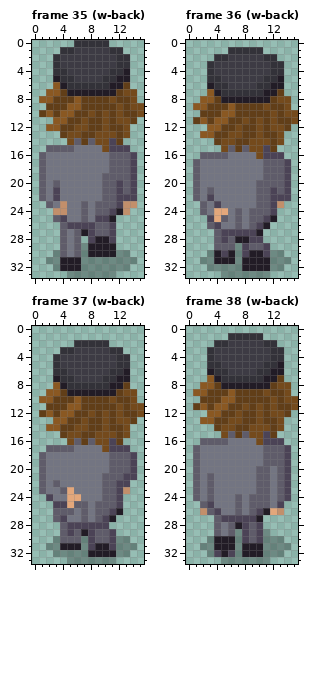
Two versions of one pixel-art file, art/cfe-reb.aseprite. Above, as it was before the edit.
16x34 pixels, 39 frames. Colours within 5 levels of each other are drawn and written as one. Shown: frame 35 (w-back), frame 36 (w-back), frame 37 (w-back), frame 38 (w-back). The commit also changed other frames, which this record leaves out.
Once edited:
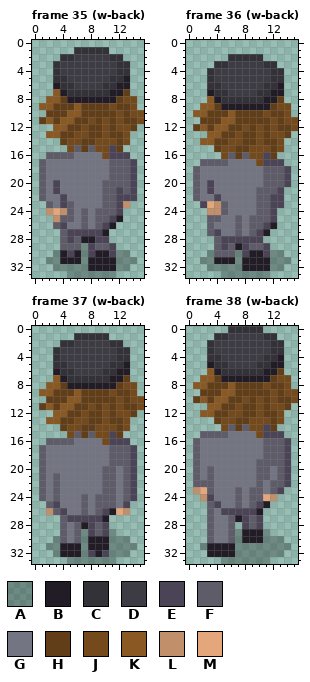
Palette (. is transparent): A #00000046  B #221c26  C #333239  D #3d3b44  E #4b4356  F #5f5c6a  G #737582  H #613e18  J #744a1c  K #8a5822  L #c28f6b  M #e3a77b
Log entry: Walk-back animation
Change:
Changed rows in their new state; - is an unchanged pixel.
Frame 35 (w-back), layer "reb":
first column x 1:
 0 -----.....-----
 1 ---..CCCCC..---
 2 --.CC-----C-.--
 4 ---D------D-C--
 5 --C-D----D-C---
 6 --BC-DDDD-C-B--
 7 -.-BCCCCCC-BH.-
 8 .-K-BBBBBBB-J--
 9 KK--H-----JH--.
10 .H-H-K-H-H---J-
11 HKH-K-HJ----H-J
12 -.-K-H-----J-H-
13 -KK-H-J-H-H----
14 ---H-J-H--J-J--
15 -...JFHFJ--H.--
16 .FFFF----JEEE.-
19 ---------G-----
20 --E--------F---
22 --GE-----------
23 ---EF-G-G----.-
24 -LM-F-----FE.--
25 --LFF---FFEB---
26 --FEGGFG-EB----
27 ----EEE-EB.----
28 ----E-BBEE.----
29 ----F--EFFE----
30 ---BEB-E--E----
31 -------BBBB----
32 ---AAA-BBBB----
Frame 36 (w-back), layer "reb":
first column x 1:
 1 -----.....-----
 2 ---..CCCCC..---
 3 --.CC-----C-.--
 5 ---D------D-C--
 6 --C-D----D-C---
 7 --BC-DDDD-C-B--
 8 -.-BCCCCCC-BH.-
 9 .-K-BBBBBBB-J--
10 KK--H-----JH--.
11 .H-H-K-H-H---J-
12 HKH-K-HJ----H-J
13 -.-K-H-----J-H-
14 -KK-H-J-H-H----
15 ---H-J-H--J-J--
16 -...JFHFJ--H.--
17 .FFFF----JEEE.-
20 --E------G-----
21 --E--------FE.-
22 --GE---------.-
23 -EMLF-------E--
24 -.LLF-G-G------
25 --FFG-----FE---
26 ---G-----FEB---
27 --FEGGFGFEB----
28 -----EEE-------
29 ----E-B--------
30 ---FFF---------
Frame 37 (w-back), layer "reb":
first column x 1:
 1 -----CCCCC-----
 2 ---CCDDDDDCC---
 3 --CDD-----D-C--
 5 ---C------C-B--
 6 --B-C----C-B---
 7 --KB-CCCC-B-H--
 8 -K-HBBBBBB-HJJ-
 9 K-H-HKHHHHJ-H--
10 .H--K-----HJ--J
11 HK-K-H-J-J---H-
12 ..K-H-JH----J-.
13 -K-H-J-----H-.-
14 -..-J-H-J-J----
15 ---.-F-F--E-.--
16 -FFFFGGGG--EE--
17 FGGGG----GFFFE-
20 ---------F-G---
21 --F--------GF--
22 -----------GFE-
23 --FGG------GFE-
24 FGF-GGF-F--GFE-
25 -F-GGG-----GE--
26 -L-EG----EBML--
27 --.FEEEEEB.----
28 ----GFB-F------
29 ----G-A--EA----
30 ----G--BBBA----
31 -------B--A----
32 ---BBB-E-EA----
Frame 38 (w-back), layer "reb":
first column x 1:
 0 -----CCCCC-----
 1 ---CCDDDDDCC---
 2 --CDD-----D-C--
 4 ---C------C-B--
 5 --B-C----C-B---
 6 --KB-CCCC-B-H--
 7 -K-HBBBBBB-HJJ-
 8 K-H-HKHHHHJ-H--
 9 .H--K-----HJ--J
10 HK-K-H-J-J---H-
11 ..K-H-JH----J-.
12 -K-H-J-----H-.-
13 -..-J-H-J-J----
14 ---.-F-F--E-.--
15 -FFFFGGGG--EE--
16 FGGGG----GFFFE-
19 ---------F-----
20 --F------------
22 -F--------GF---
23 LM----F-F-GFE.-
24 .LE-------ML..-
25 -.FE-----EB..--
26 -.-GEEEEEB...--
27 --FGGFB-FE-----
28 --FG--.--------
29 --FG---BBB-----
30 --FGGF-BBB-----
31 --B----AAA-----
32 --BB-B-AAA-----
Changed places in both pictures, as pixel boxes (x1, y1, x2, y2):
changed: (39, 40, 144, 271)
changed: (193, 47, 298, 257)
changed: (39, 333, 144, 557)
changed: (193, 326, 298, 557)
